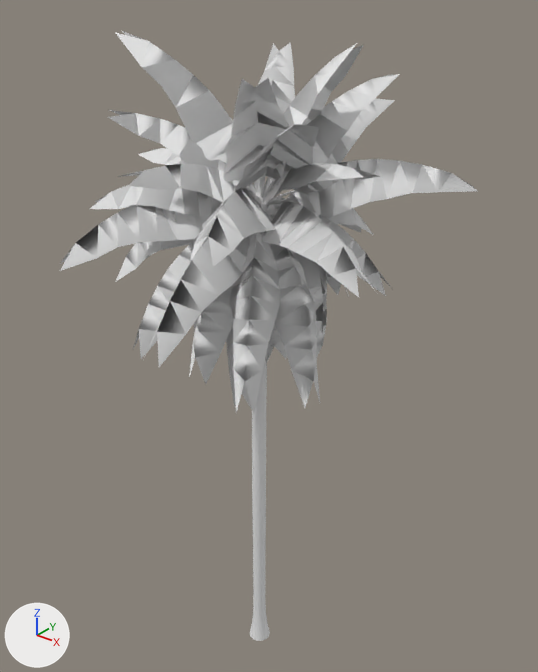
An edit to the OBJ model Island/Models/Palm 2/Palm_1.obj, drawn before and after from the same camera.
One viewpoint serves both versions: a 50 mm lens placed at (905.0, -1092.0, 1547.0), pointed at (-7.0, 48.0, 841.0). Lighting does not change. The marker at lower left points along +X, +Y and +Z. Where no turn or scale is listed for an object, it has been applied to the vertices.

The older version as bpy lines, for what is in view:
```python
mat_palm_leaf = principled_material('Palm_Leaf')
mat_palm_leaf.base_color = (0.8, 0.8, 0.8)  # white #e7e7e7
mat_palm_leaf.roughness = 1.0
mat_palm_trunk = principled_material('Palm_Trunk')
mat_palm_trunk.base_color = (0.8, 0.8, 0.8)  # white #e7e7e7
mat_palm_trunk.roughness = 1.0
me_palm_1 = bpy.data.meshes.new('Palm_1')
me_palm_1.from_pydata(...)  # 4533 vertices, 7456 faces; spans x -330.0..357.0, y -353.0..342.0, z 0.0..1457.0
# faces by material slot: [2984, 3240, 1232]
me_palm_1.materials.append(mat_palm_center)  # its picture is missing
me_palm_1.materials.append(mat_palm_trunk)  # white #e7e7e7
me_palm_1.materials.append(mat_palm_leaf)  # white #e7e7e7
ob_palm_1 = bpy.data.objects.new('Palm_1', me_palm_1)
ob_palm_1.location = (0.0, 0.0, 0.0)
```
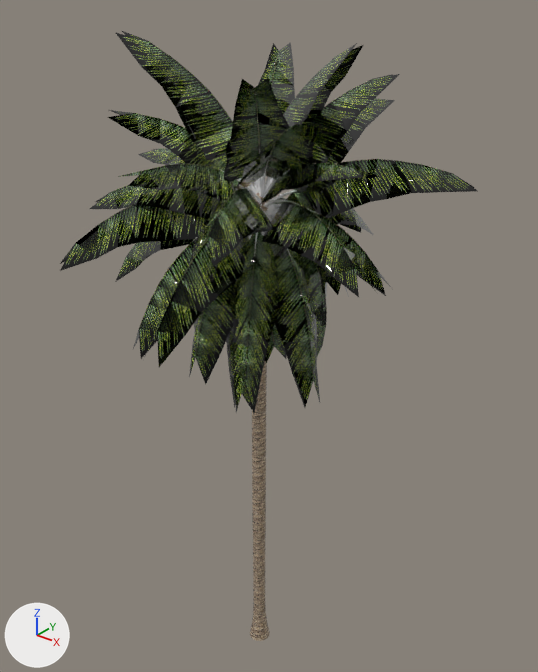
What changed in the scene script:
```text
Add img_palm_leaf_png:
    img_palm_leaf_png = load_image('Palm_Leaf.png', 'textures/Palm_Leaf.png', 1024, 1024, 'sRGB')
Add img_palm_trunk_png:
    img_palm_trunk_png = load_image('Palm_Trunk.png', 'textures/Palm_Trunk.png', 350, 350, 'sRGB')
Change mat_palm_trunk:
    remove mat_palm_trunk.base_color = (0.8, 0.8, 0.8)  # white #e7e7e7
    add mat_palm_trunk.texture = img_palm_trunk_png
    mat_palm_trunk.roughness: 1.0 -> 0.0
Change mat_palm_leaf:
    remove mat_palm_leaf.base_color = (0.8, 0.8, 0.8)  # white #e7e7e7
    add mat_palm_leaf.texture = img_palm_leaf_png
    mat_palm_leaf.roughness: 1.0 -> 0.0
```

Where the change shows, as pixel boxes [x1, y1, x2, y2] in the pictures (538 x 672 px):
'Palm_1', surface changed
    both: [60, 31, 477, 641]
